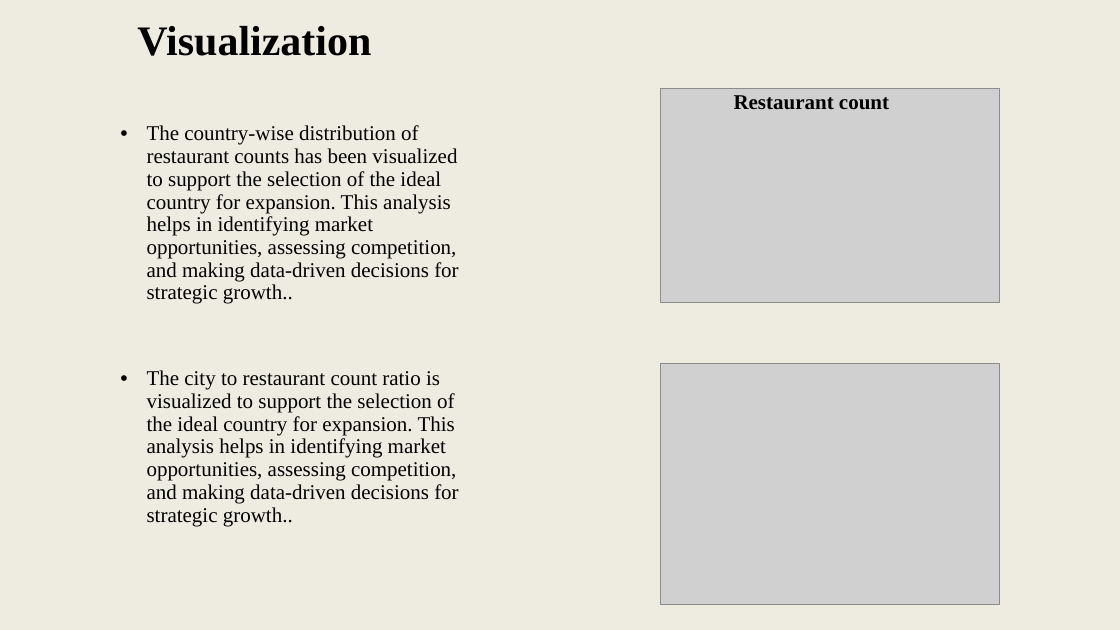
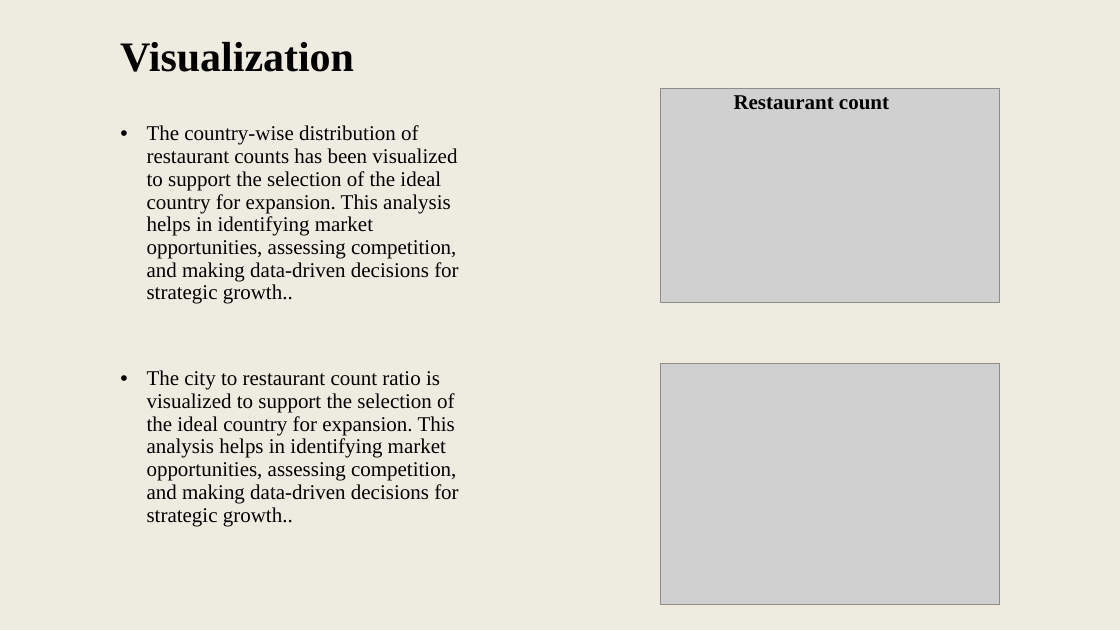
Before and after one commit to suhasjagadish/Restaurant_expansion, a slide deck: slide 13 of Analysis_Presentation.pptx (slide 9 before the commit). Drawn at 1120x630 pixels with LibreOffice and Linux fonts; fonts in the diff are those of the drawing; grey boxes stand for pictures. Boxes give left, top, right and bottom in pixels: in the first picture for what was removed or moved away, otherwise in the second. Text is boxed around its words. In the diff, an @@ line names an element or a change of style, - is before the commit and + after.

```diff
--- a/Analysis_Presentation.pptx
+++ b/Analysis_Presentation.pptx
@@ text "Visualization": place and size @@
-text "Visualization" at (137,26,371,56)
+text "Visualization" at (120,42,354,72)
```
Also in this commit, not shown: 2 other slides changed, 4 slides added, 2 other files.
